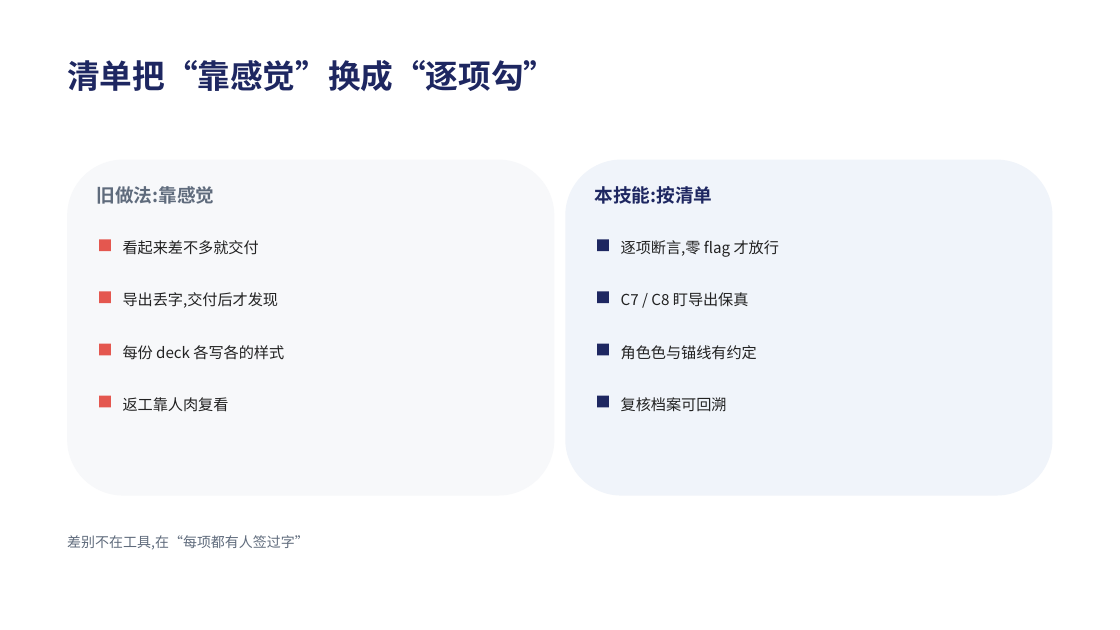
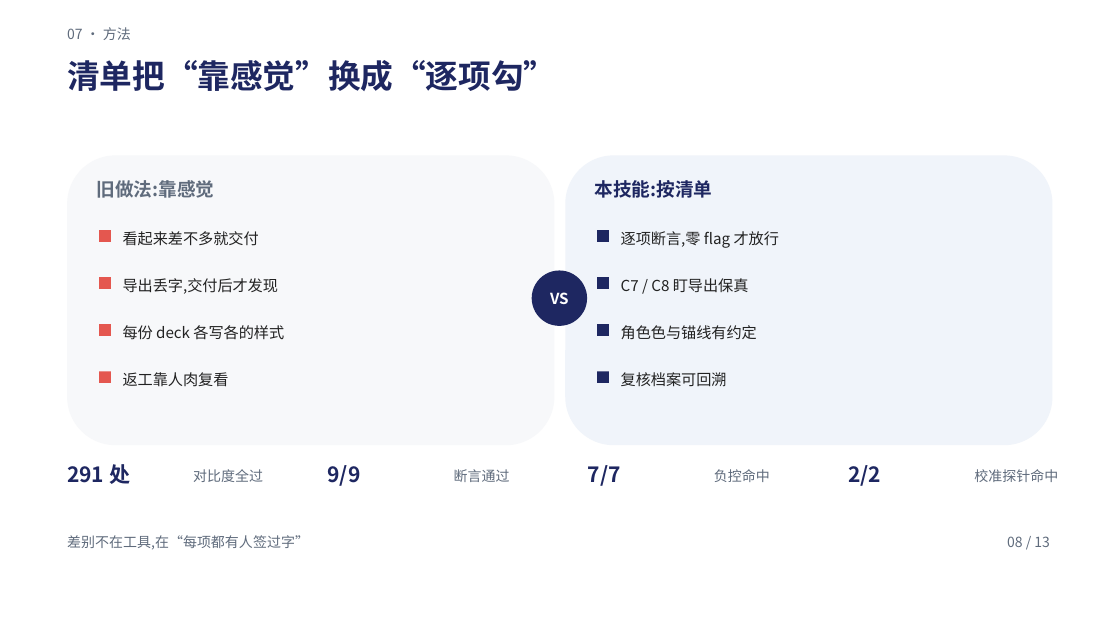
Before and after one commit to Tlaven/skill-repo, a slide deck: slide 8 of pptx-delivery/examples/acceptance-sample/deck.pptx (slide 9 before the commit). Drawn at 1120x630 pixels with LibreOffice and Linux fonts; fonts in the diff are those of the drawing. Boxes give left, top, right and bottom in pixels: in the first picture for what was removed or moved away, otherwise in the second. Text is boxed around its words. In the diff, an @@ line names an element or a change of style, - is before the commit and + after.

Commit message:
feat(pptx-delivery): 按作者语境重做示例——单页信息密度(13 页,每页 ≥3 模块)
- 纠正"丰富"的理解(脚手架 v0.1):丰富 = 单页组件密度 × 信息具体度(信息图 / 咨询 exhibit),
  不是"每页一个极简原型";新增通例 13、修订底层观察 5,标注作者二次指正为触发
- 示例重做:13 页,每页 ≥3 模块 —— 章节栏 + 页码 + 锚线之外,页内叠数字带 / 阈值来源栏 /
  图例 / 5 行命令表 / 标签层 / 6 个 KPI 瓦片 / VS 徽章 / 证据条 / 用法表 / 行动 chip;
  新增环形图(sharp 生成)与点阵纹理;数字随实际断言值更新(291 处对比度)
- validate PASSED;两层断言 0/0(13 页,C5 checked=291);CHECK.md 重写(模块组成表 + 13 页口径)
- 清理:柱图页已被环形图替代,移除孤儿资源 assets/chart-bars.png 与生成代码

```diff
--- a/pptx-delivery/examples/acceptance-sample/deck.pptx
+++ b/pptx-delivery/examples/acceptance-sample/deck.pptx
@@ text added at [67, 27, 131, 40], 12 pt, text #5F6B7C @@
+07 · 方法
@@ rounded rectangle: place and size @@
-rounded rectangle at [67, 160, 555, 496]
+rounded rectangle at [67, 155, 555, 445]
@@ text "旧做法:靠感觉": place and size @@
-text "旧做法:靠感觉" at [97, 186, 215, 204]
+text "旧做法:靠感觉" at [97, 180, 215, 198]
@@ rounded rectangle: place and size @@
-rounded rectangle at [565, 160, 1053, 496]
+rounded rectangle at [565, 155, 1053, 445]
@@ text "本技能:按清单": place and size @@
-text "本技能:按清单" at [595, 186, 713, 204]
+text "本技能:按清单" at [595, 180, 713, 198]
@@ 2 texts, 2 rectangles: place and size @@
-2 texts, 2 rectangles at [99, 239, 779, 257]
+2 texts, 2 rectangles at [99, 230, 779, 248]
@@ ellipse added at [532, 271, 587, 326], fill #1E2761, 13 pt, text #FFFFFF, bold @@
+VS
@@ 2 texts, 2 rectangles: place and size @@
-2 texts, 2 rectangles at [99, 292, 749, 308]
+2 texts, 2 rectangles at [99, 277, 749, 294]
@@ 2 texts, 2 rectangles: place and size @@
-2 texts, 2 rectangles at [99, 344, 757, 360]
+2 texts, 2 rectangles at [99, 324, 757, 340]
@@ 2 texts, 2 rectangles: place and size @@
-2 texts, 2 rectangles at [99, 396, 727, 412]
+2 texts, 2 rectangles at [99, 371, 727, 387]
@@ text added at [67, 464, 130, 484], 18 pt, text #1E2761, bold @@
+291 处
@@ text added at [193, 469, 263, 482], 12 pt, text #5F6B7C @@
+对比度全过
@@ text added at [328, 465, 361, 486], 18 pt, text #1E2761, bold @@
+9/9
@@ text added at [454, 469, 510, 482], 12 pt, text #5F6B7C @@
+断言通过
@@ text added at [588, 465, 621, 486], 18 pt, text #1E2761, bold @@
+7/7
@@ text added at [714, 469, 770, 482], 12 pt, text #5F6B7C @@
+负控命中
@@ text added at [848, 465, 881, 486], 18 pt, text #1E2761, bold @@
+2/2
@@ text added at [974, 469, 1058, 482], 12 pt, text #5F6B7C @@
+校准探针命中
@@ text added at [1007, 536, 1050, 547], 12 pt, text #5F6B7C @@
+08 / 13
```
Also in this commit, not shown: 11 other slides changed, 1 slide added, 3 slides removed, 23 other files.
